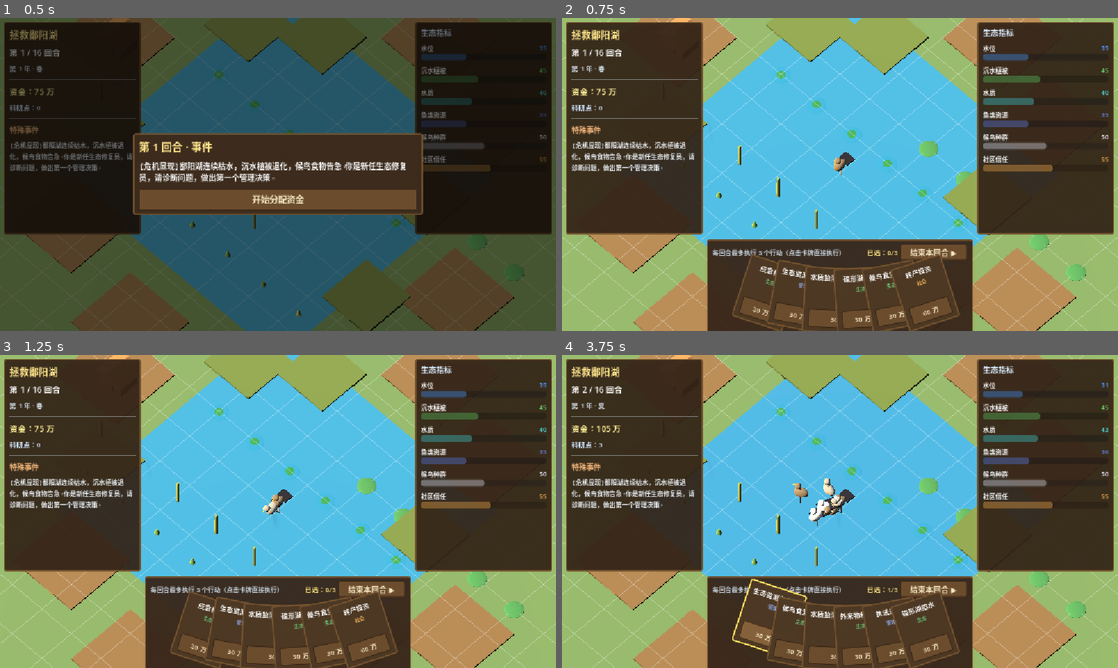
Above: before the commit, frames 1-4 (two rows, left to right).
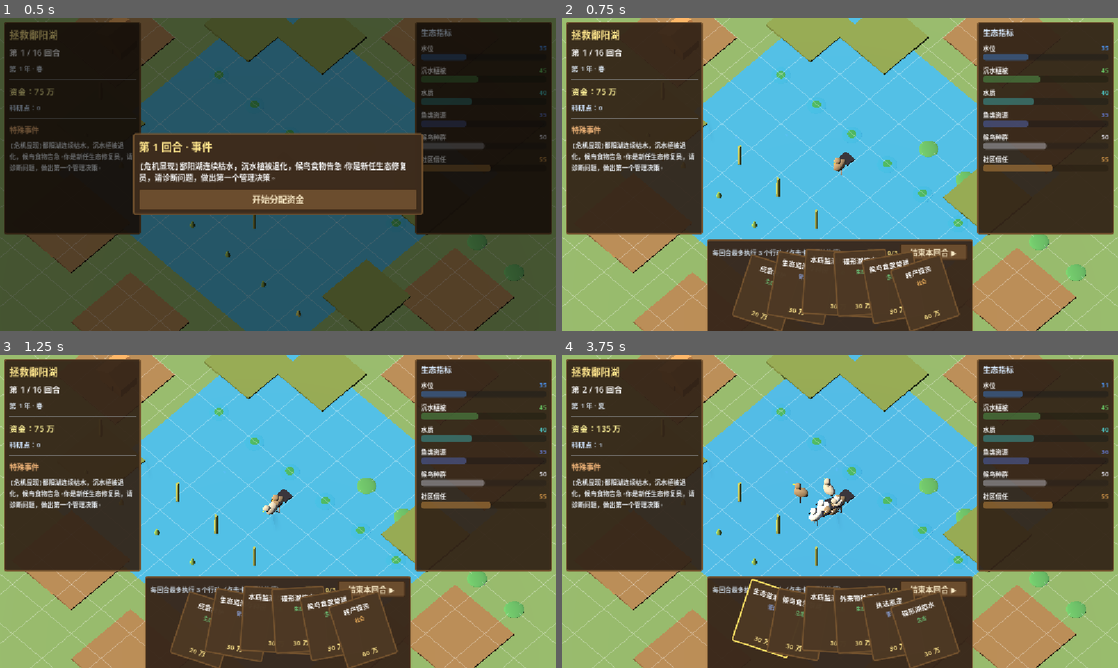
Above: after the commit, the same moments.

Repository: JoKanshin/poyanghu
Game: Godot game, scene res://scenes/main.tscn
The game is run twice, just before and just after one commit, with the same random seed, the same clock (stepped at 60 frames per second) and the same inputs.
Inputs (mouse positions are in pixels of both pictures, inside the frame that each line leads up to):
- Up to frame 1 (0.5 s): no input
- Up to frame 2 (0.75 s): click "开始分配资金" at 0.5 s
- Up to frame 3 (1.25 s): no input
- Up to frame 4 (3.75 s): click "结束本回合 ▶" at 1.25 s; click "继续" at 2 s; click "收下（继续）" at 2.75 s; click (762, 649) at 3.5 s, where only the run before the commit has a clickable "30 万"

Frame 1 is identical in both runs. In frame 2, 2.9% of the frame differs, in the area x 32-71%, y 73-100%; in frame 3, 2.9%; in frame 4, 3.1%, in the area x 6-99%, y 23-100%.

Commit message:
fix: 扇形方向反转+悬停保持+选中可取消
- 扇形改为中间高两侧低(正确手牌扇子方向)
- 悬停改为每帧轮询检测，鼠标在牌上保持弹起，移开才落下(解决子控件mouse_exited抖动)
- 卡牌改为点击切换选中，可再次点击取消，结算时才统一执行
- 选中金框，取消恢复普通边框

Diff:
--- a/scripts/main.gd
+++ b/scripts/main.gd
@@ -261,6 +261,7 @@
 
 func _process(delta: float) -> void:
 	_process_birds(delta)
+	_update_card_hover()
 
 
 ## 鸟类状态机：站立 / 啄水 / 行走，朝向符合移动方向
@@ -822,7 +823,7 @@
 		panel.pivot_offset = Vector2(card_w / 2.0, card_h)
 		var t := 0.0 if n == 1 else float(i) / (n - 1) - 0.5  # -0.5..0.5
 		var rot := -t * max_rot * 2.0
-		var lift: float = abs(t) * 45.0
+		var lift: float = (1.0 - abs(t)) * 45.0  # 中间最高，两侧逐张降低
 		var bottom_y: float = area_h - 12.0 - lift
 		var bottom_center := Vector2(center_x + t * (n - 1) * spacing, bottom_y)
 		panel.position = bottom_center - panel.pivot_offset
@@ -835,8 +836,7 @@
 	panel.custom_minimum_size = Vector2(110, 135)
 	_panel_style(panel, Color(0.30, 0.22, 0.14, 0.98))
 	panel.tooltip_text = "%s\n\n%s" % [card["desc"], _effect_text(card)]
-	panel.mouse_entered.connect(_on_card_hover.bind(panel, true))
-	panel.mouse_exited.connect(_on_card_hover.bind(panel, false))
+	panel.gui_input.connect(_on_card_gui_input.bind(panel))
 
 	var vb := VBoxContainer.new()
 	vb.add_theme_constant_override("separation", 4)
@@ -855,10 +855,9 @@
 	spacer.size_flags_vertical = Control.SIZE_EXPAND_FILL
 	vb.add_child(spacer)
 
-	var btn := _make_button("%d 万" % card["cost"], _on_action_click.bind(card["id"], panel), 14)
-	btn.custom_minimum_size = Vector2(0, 38)
-	btn.disabled = not GameState.can_execute(card["id"], "effective")
-	vb.add_child(btn)
+	var cost_l := _make_label("%d 万" % card["cost"], 14, Color(1, 0.9, 0.55))
+	cost_l.horizontal_alignment = HORIZONTAL_ALIGNMENT_CENTER
+	vb.add_child(cost_l)
 
 	return panel
 
@@ -880,30 +879,53 @@
 	return {}
 
 
-## 卡牌悬停/选中：向上弹出（位移，不放大）
-func _on_card_hover(panel: PanelContainer, hovered: bool) -> void:
+## 点击卡牌：切换选中（可取消）
+func _on_card_gui_input(event: InputEvent, panel: PanelContainer) -> void:
+	if event is InputEventMouseButton and event.pressed and event.button_index == MOUSE_BUTTON_LEFT:
+		_toggle_card(panel)
+
+
+func _toggle_card(panel: PanelContainer) -> void:
 	var info: Dictionary = _find_card_info(panel)
 	if info.is_empty():
 		return
-	var raised: bool = hovered or info["selected"]
-	var target_y: float = info["base_y"] - (26.0 if raised else 0.0)
-	var tw := panel.create_tween()
-	tw.tween_property(panel, "position:y", target_y, 0.12)
-
-
-## 点击卡牌执行：弹出动画后执行，选中加金色闪光框
-func _on_action_click(card_id: String, panel: PanelContainer) -> void:
-	if not GameState.can_execute(card_id, "effective"):
+	if info["selected"]:
+		info["selected"] = false
+		_remove_gold_frame(panel)
+	else:
+		if _selected_count() >= GameState.MAX_ACTIONS:
+			return
+		info["selected"] = true
+		_apply_gold_frame(panel)
+	_update_selected_label()
+
+
+func _selected_count() -> int:
+	var n := 0
+	for info in card_infos:
+		if info["selected"]:
+			n += 1
+	return n
+
+
+func _update_selected_label() -> void:
+	selected_label.text = "已选：%d/%d" % [_selected_count(), GameState.MAX_ACTIONS]
+
+
+## 每帧轮询卡牌悬停：鼠标在卡上保持弹起，移开落下（避免子控件 mouse_exited 抖动）
+func _update_card_hover() -> void:
+	if hand_panel.visible == false or card_infos.is_empty():
 		return
-	var info: Dictionary = _find_card_info(panel)
-	if info.is_empty() or info["selected"]:
-		return
-	GameState.execute_action(card_id, "effective")
-	info["selected"] = true
-	_apply_gold_frame(panel)
-	_on_card_hover(panel, false)  # 保持弹出
-	_refresh_card_buttons()
-	_update_hud()
+	var mouse := get_viewport().get_mouse_position()
+	for info in card_infos:
+		var panel: PanelContainer = info["panel"]
+		if not is_instance_valid(panel):
+			continue
+		var hovering: bool = panel.get_global_rect().has_point(mouse)
+		var raised: bool = hovering or info["selected"]
+		var target_y: float = info["base_y"] - (26.0 if raised else 0.0)
+		if abs(panel.position.y - target_y) > 0.5:
+			panel.position.y = lerpf(panel.position.y, target_y, 0.25)
 
 
 ## 金色闪光框（选中标记，呼吸发光）
@@ -921,28 +943,22 @@
 	sb.content_margin_top = 10
 	sb.content_margin_bottom = 10
 	panel.add_theme_stylebox_override("panel", sb)
-	# 呼吸发光动画
 	var tw := panel.create_tween().set_loops()
 	tw.tween_property(sb, "border_color", Color(1.0, 0.95, 0.55), 0.55)
 	tw.tween_property(sb, "border_color", Color(0.95, 0.72, 0.18), 0.55)
 
 
-## 执行后刷新各牌按钮禁用状态（资金/行动位变化）
-func _refresh_card_buttons() -> void:
+## 取消选中：恢复普通边框
+func _remove_gold_frame(panel: PanelContainer) -> void:
+	_panel_style(panel, Color(0.30, 0.22, 0.14, 0.98))
+
+
+func _finish_turn() -> void:
+	# 执行所有选中的卡（按选中顺序，资金不足的跳过）
 	for info in card_infos:
-		var panel: PanelContainer = info["panel"]
-		var card_id: String = info["card_id"]
 		if info["selected"]:
-			continue
-		# 找到面板里的按钮
-		for child in panel.get_children():
-			if child is VBoxContainer:
-				for c in child.get_children():
-					if c is Button:
-						c.disabled = not GameState.can_execute(card_id, "effective")
-
-
-func _finish_turn() -> void:
+			GameState.execute_action(info["card_id"], "effective")
+
 	var before: Dictionary = GameState.metrics.duplicate()
 	GameState.end_turn()
 	var after: Dictionary = GameState.metrics
